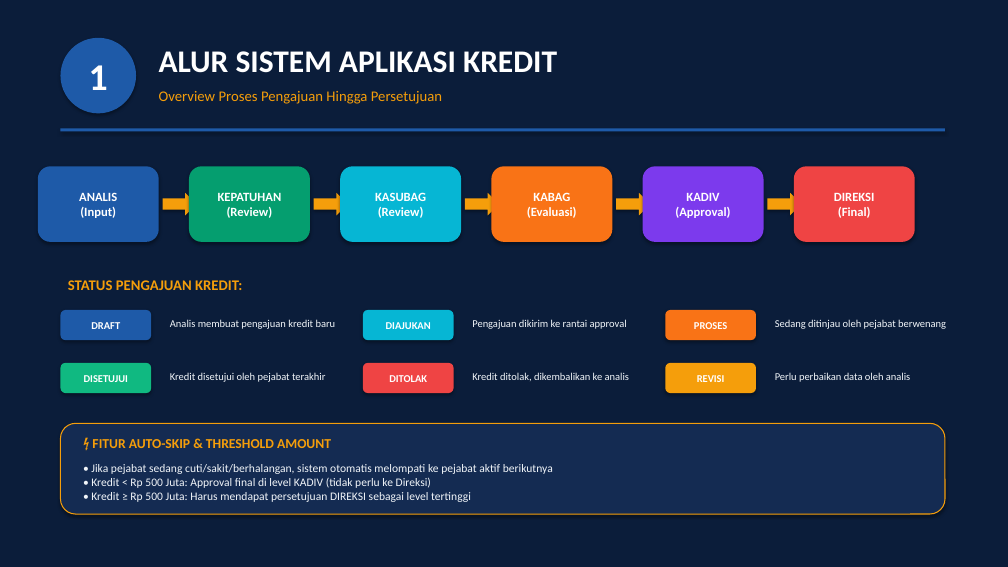
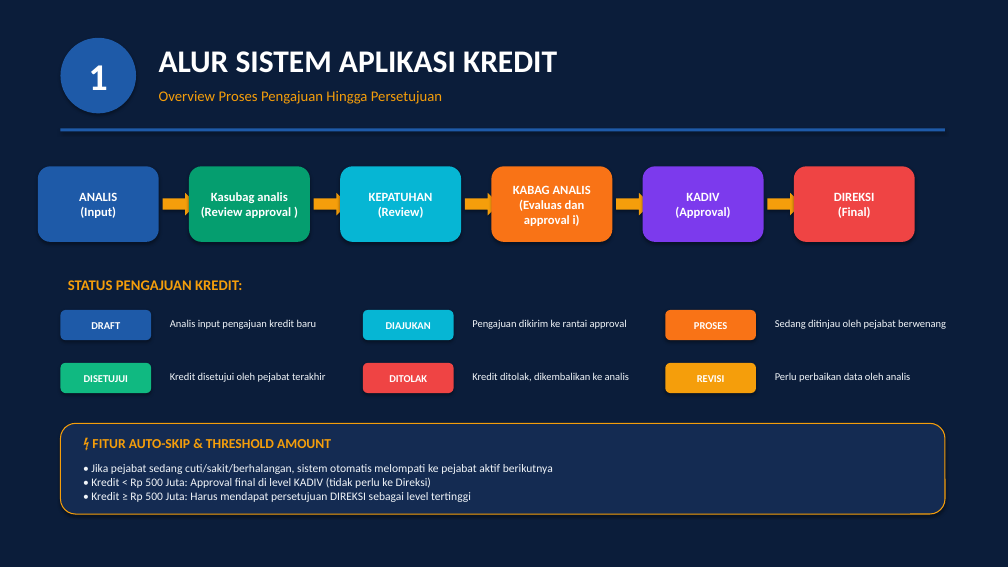
Before and after one commit to Rafiadi28/andrian, a slide deck: slide 3 of Presentasi_Sistem_Kredit_BPR_Wonosobo.pptx. Drawn at 1008x567 pixels with LibreOffice and Linux fonts; fonts in the diff are those of the drawing. Boxes give left, top, right and bottom in pixels: in the first picture for what was removed or moved away, otherwise in the second. Text is boxed around its words. In the diff, an @@ line names an element or a change of style, - is before the commit and + after.

```diff
--- a/Presentasi_Sistem_Kredit_BPR_Wonosobo.pptx
+++ b/Presentasi_Sistem_Kredit_BPR_Wonosobo.pptx
@@ rounded rectangle "Kasubag analis (Review approval )": place and size @@
-rounded rectangle "Kasubag analis (Review approval )" at [340, 166, 461, 242]
+rounded rectangle "Kasubag analis (Review approval )" at [189, 166, 310, 242]
@@ rounded rectangle "Kasubag analis (Review approval )" at [189, 166, 310, 242]: fill #06B6D4 to #059E6F; proportions changed @@
@@ rounded rectangle "KEPATUHAN (Review)": place and size @@
-rounded rectangle "KEPATUHAN (Review)" at [189, 166, 310, 242]
+rounded rectangle "KEPATUHAN (Review)" at [340, 166, 461, 242]
@@ rounded rectangle "KEPATUHAN (Review)" at [340, 166, 461, 242]: fill #059E6F to #06B6D4; proportions changed @@
@@ rounded rectangle "KABAG ANALIS (Evaluas dan approval ..." at [492, 166, 613, 242]: proportions changed @@
@@ text in rounded rectangle at [201, 192, 291, 218]: text changed @@
-KASUBAG
-(Review)
+Kasubag analis
+(Review approval )
@@ text in rounded rectangle at [513, 185, 591, 226]: text changed @@
-KABAG
-(Evaluasi)
+KABAG ANALIS
+(Evaluas dan approval i)
@@ text at [170, 319, 317, 329]: text changed @@
-Analis membuat pengajuan kredit baru
+Analis input pengajuan kredit baru
```
Also in this commit, not shown: 11 other slides changed, 1 slide added, 1 slide removed, 15 other files.
